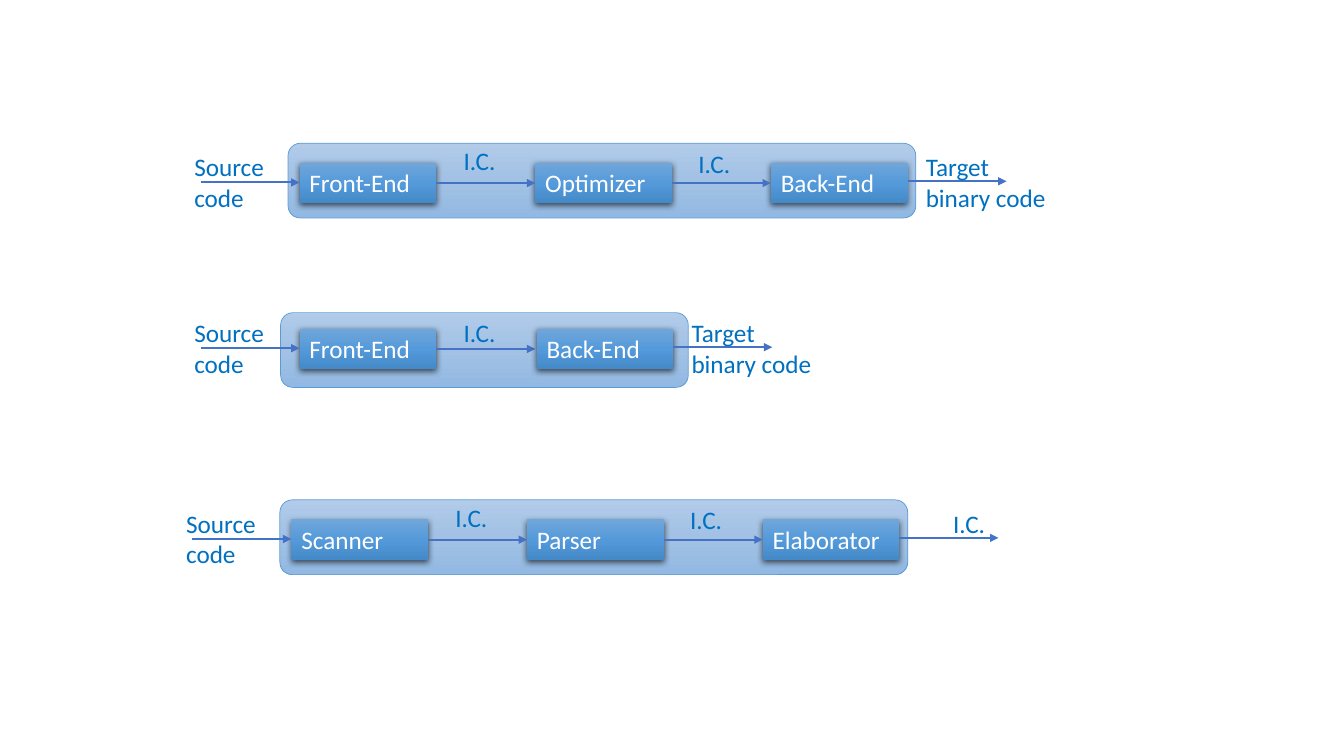
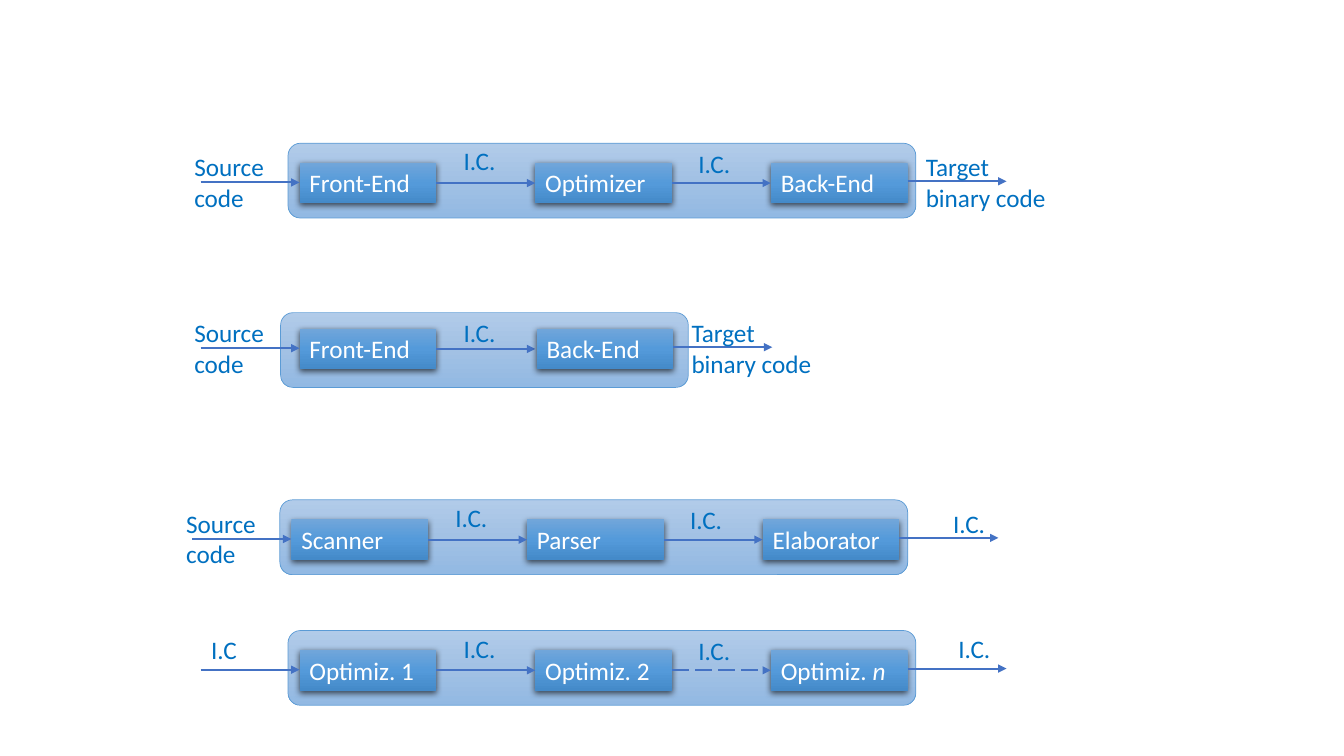
Before and after one commit to Typee-Language/Typee, a slide deck: slide 1 of _Global_Documentation/Picts/typee-design-all-figures.pptx. Drawn at 1344x756 pixels with LibreOffice and Linux fonts; fonts in the diff are those of the drawing. Boxes give left, top, right and bottom in pixels: in the first picture for what was removed or moved away, otherwise in the second. Text is boxed around its words. In the diff, an @@ line names an element or a change of style, - is before the commit and + after.

```diff
--- a/_Global_Documentation/Picts/typee-design-all-figures.pptx
+++ b/_Global_Documentation/Picts/typee-design-all-figures.pptx
@@ text added at (x1=211, y1=642, x2=237, y2=659), 18 pt, text #0070C0 @@
+I.C
@@ rounded rectangle added at (x1=288, y1=631, x2=917, y2=706), fill gradient #B1CBE9 to #A3C1E5 to #93B9E4, outline #5B9BD5 0.5 pt @@
@@ rectangle added at (x1=299, y1=650, x2=437, y2=691), fill gradient #71A6DB to #559BDB to #448ACA, 18 pt, text #FFFFFF @@
+Optimiz. 1
@@ text added at (x1=464, y1=641, x2=496, y2=658), 18 pt, text #0070C0 @@
+I.C.
@@ rectangle added at (x1=535, y1=650, x2=673, y2=691), fill gradient #71A6DB to #559BDB to #448ACA, 18 pt, text #FFFFFF @@
+Optimiz. 2
@@ text added at (x1=698, y1=643, x2=730, y2=660), 18 pt, text #0070C0 @@
+I.C.
@@ rectangle added at (x1=771, y1=650, x2=908, y2=691), fill gradient #71A6DB to #559BDB to #448ACA, 18 pt, text #FFFFFF @@
+Optimiz. n
@@ text added at (x1=958, y1=641, x2=990, y2=658), 18 pt, text #0070C0 @@
+I.C.
@@ arrow added from (201, 669) to (299, 669), #4472C4 1.5 pt @@
@@ arrow added from (437, 670) to (535, 670), #4472C4 1.5 pt @@
@@ arrow added from (673, 670) to (771, 670), #4472C4 1.5 pt dashed @@
@@ arrow added from (907, 668) to (1007, 668), #4472C4 1.5 pt @@
```
Also in this commit, not shown: 1 other slide changed.
